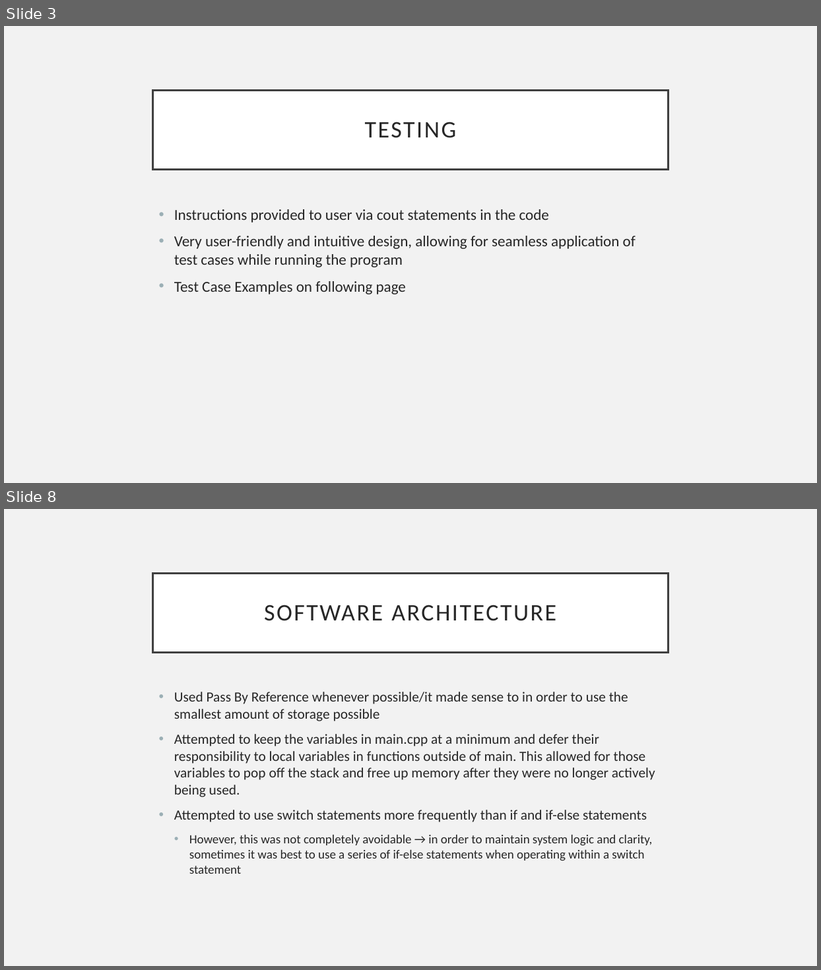
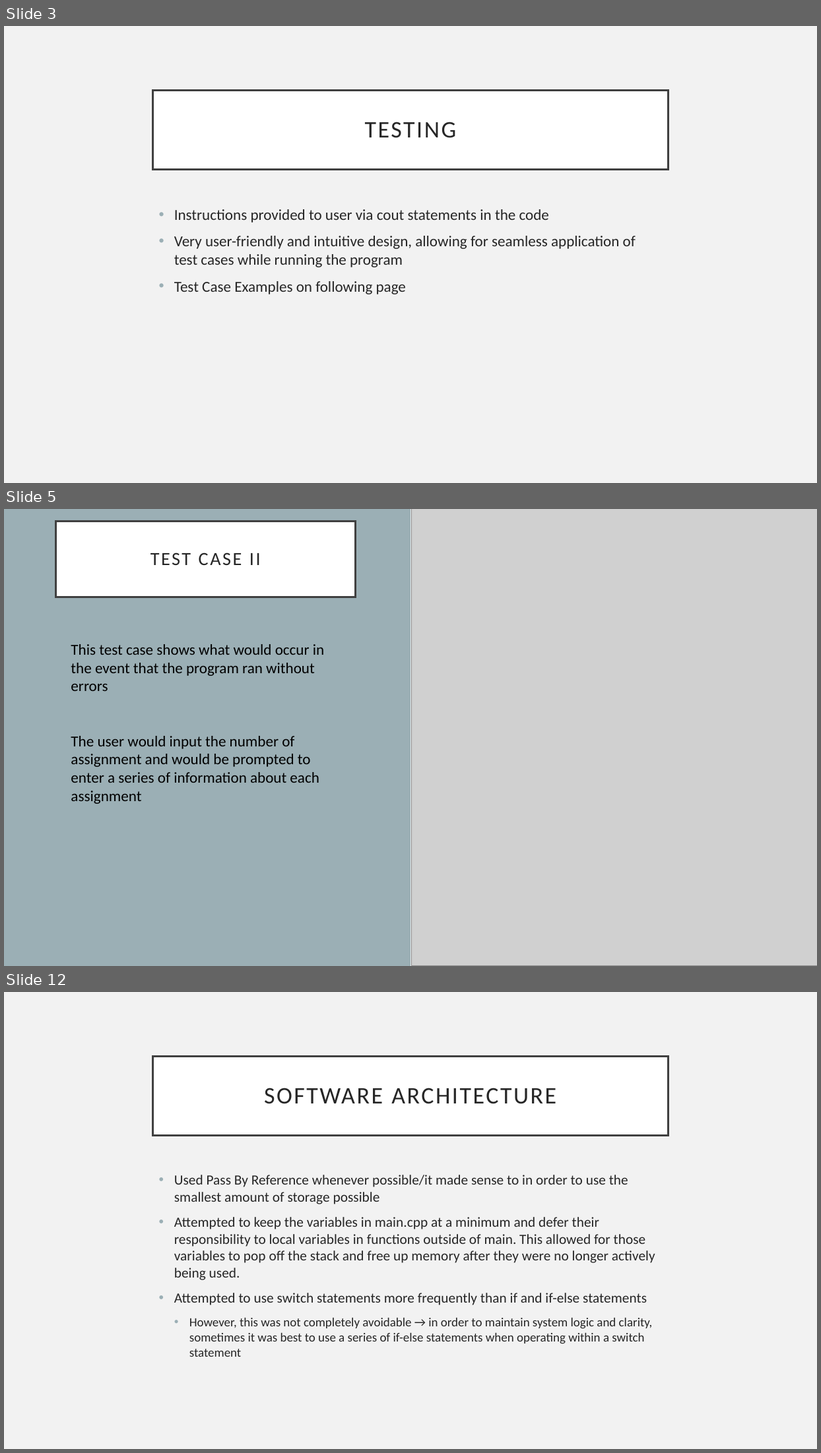
Before and after one commit to kylawilson/EC327FinalProject, a slide deck: doc/ProjectArchitecture.pptx. Shown one above the other, each under a label of ours: slides 3 and 8 before the commit, slides 3, 5 and 12 after it; the slides between them are not shown. The pictures are 821x970 and 821x1453 pixels, drawn with LibreOffice and Linux fonts; fonts in the diff are those of the drawing; grey boxes stand for pictures. Boxes give left, top, right and bottom in pixels: in the first picture for what was removed or moved away, otherwise in the second. Text is boxed around its words. In the diff, an @@ line names an element or a change of style, - is before the commit and + after.

```diff
--- a/doc/ProjectArchitecture.pptx
+++ b/doc/ProjectArchitecture.pptx
@@ slide 5 added at (x1=4, y1=509, x2=817, y2=966), background #F2F2F2 @@
@@ rectangle added at (x1=4, y1=509, x2=411, y2=966), fill #9BAFB5 @@
@@ title added at (x1=56, y1=521, x2=356, y2=597), fill #FFFFFF, outline #404040 2.5 pt, 22 pt, text #262626 @@
+TEST CASE II
@@ picture added at (x1=412, y1=509, x2=817, y2=966) @@
@@ text added at (x1=71, y1=644, x2=324, y2=804), 18 pt, text #000000 @@
+This test case shows what would occur in the event that the program ran without errors
+The user would input the number of assignment and would be prompted to enter a series of information about each assignment
@@ what was slide 8 is now slide 12 @@
```
Also in this commit, not shown: 7 other slides added, 4 slides removed.
